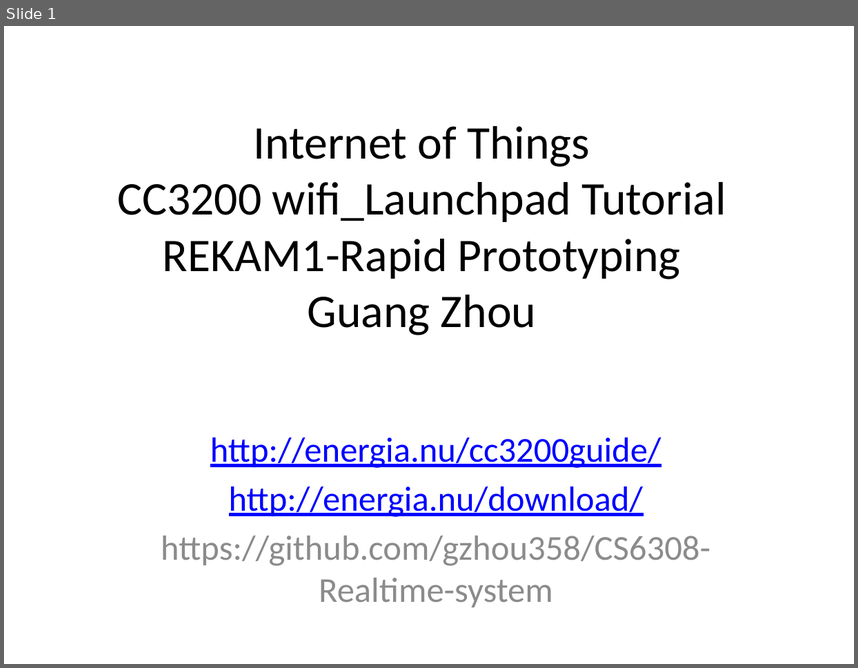
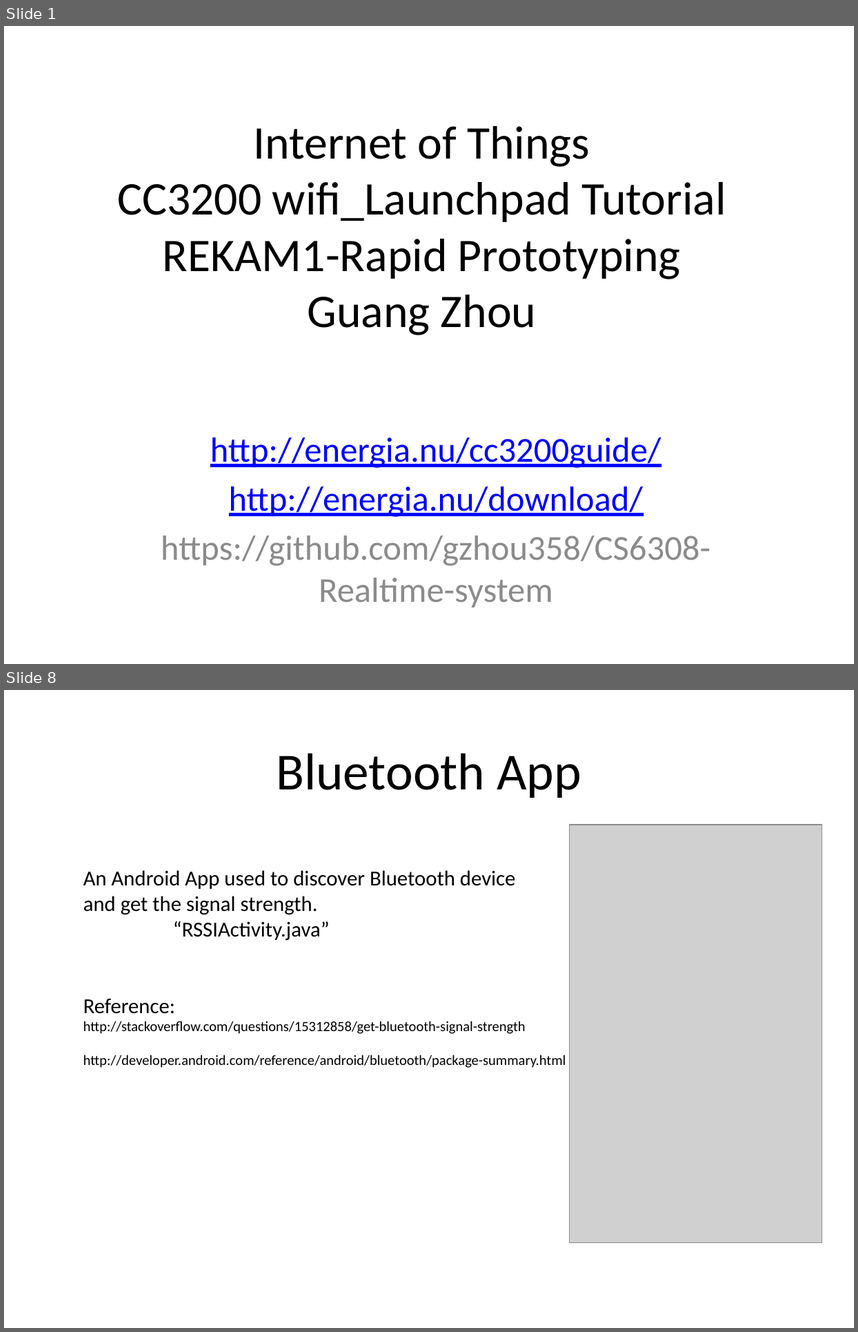
Before and after one commit to gzhou358/CS6308-Realtime-system, a slide deck: CC3200LaunchPad_Tutorial.pptx. Shown one above the other, each under a label of ours: slide 1 before the commit, slides 1 and 8 after it; the slides between them are not shown. The pictures are 858x668 and 858x1332 pixels, drawn with LibreOffice and Linux fonts; fonts in the diff are those of the drawing; grey boxes stand for pictures. Boxes give left, top, right and bottom in pixels: in the first picture for what was removed or moved away, otherwise in the second. Text is boxed around its words. In the diff, an @@ line names an element or a change of style, - is before the commit and + after.

```diff
--- a/CC3200LaunchPad_Tutorial.pptx
+++ b/CC3200LaunchPad_Tutorial.pptx
@@ slide 8 added at (x1=4, y1=690, x2=854, y2=1328), background #FFFFFF @@
@@ title added at (x1=276, y1=753, x2=582, y2=798), 44 pt, text #000000 @@
+Bluetooth App
@@ picture added at (x1=569, y1=825, x2=822, y2=1243) @@
@@ text added at (x1=83, y1=870, x2=566, y2=1067), 12 pt, text #000000 @@
+An Android App used to discover Bluetooth device
+and get the signal strength.
+“RSSIActivity.java”
+Reference:
+http://stackoverflow.com/questions/15312858/get-bluetooth-signal-strength
+http://developer.android.com/reference/android/bluetooth/package-summary.html
```
Also in this commit, not shown: 6 other slides added, 1 other file.
